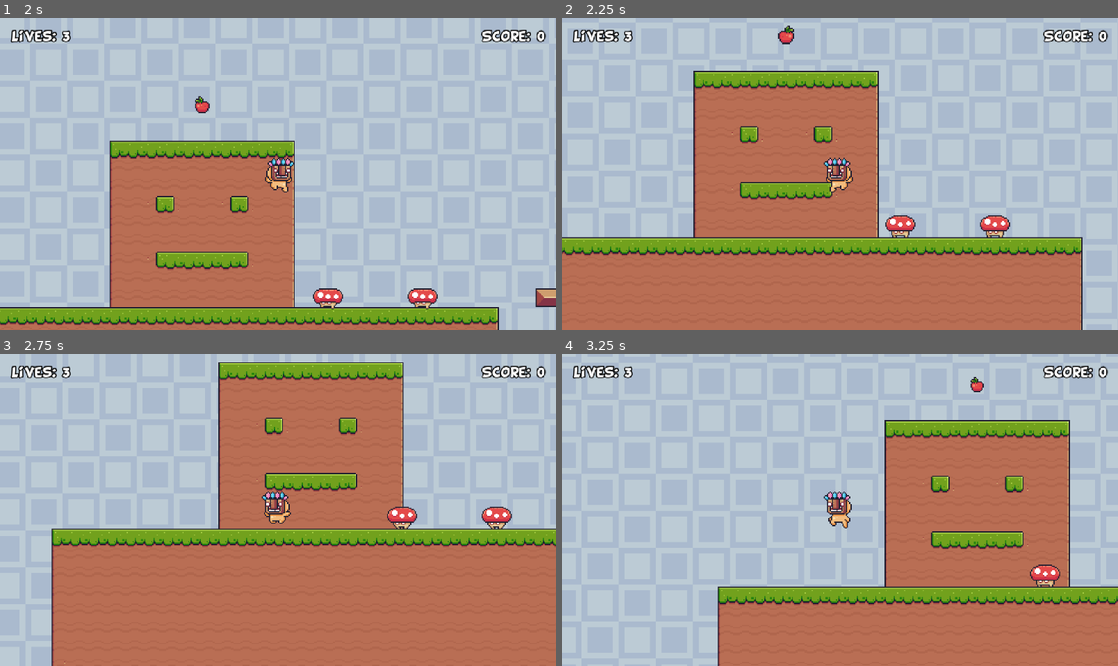
Above: before the commit, frames 1-4 (two rows, left to right).
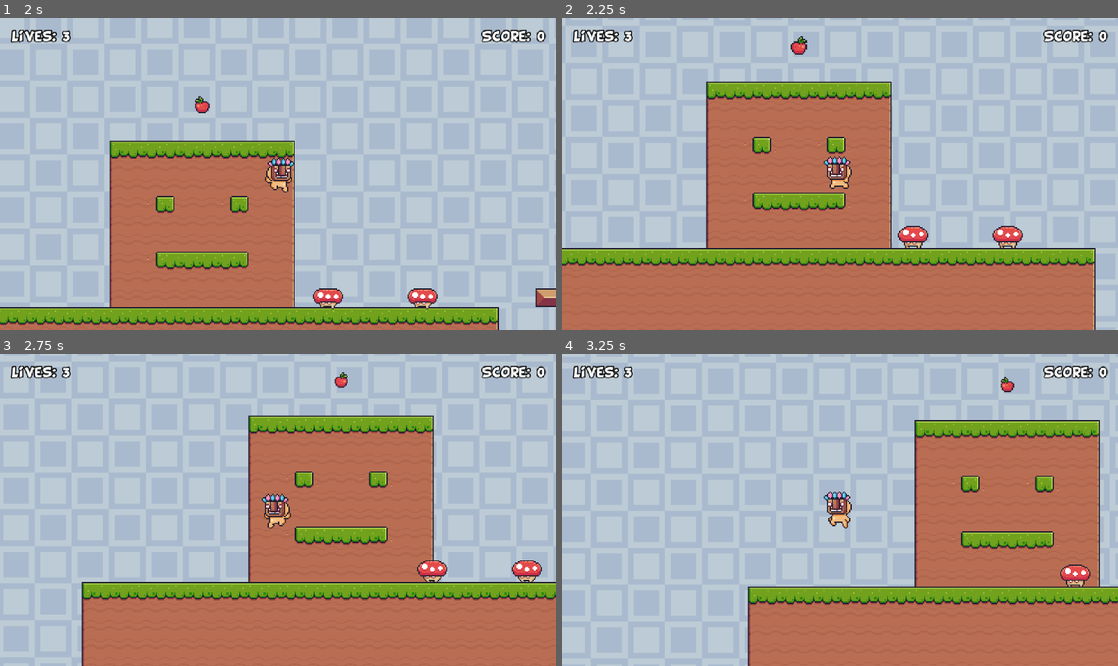
Above: after the commit, the same moments.

Repository: DarioZubaray/godot-learning-projects
Game: Godot game, scene res://scenes/levels/level_4.tscn
Two runs of this game, one before a commit and one after it. Both use one fixed random seed, a clock stepped at 60 frames per second and the inputs below. This scene is started directly instead of the project's main scene.
Inputs:
- Up to frame 1 (2 s): hold Right (right) from 0.53 s (still down); tap Space (jump) at 0.77, 1.52 s
- Up to frame 2 (2.25 s): release Right (right) at 2.03 s; hold Left (left) from 2.03 s (still down)
- Up to frame 3 (2.75 s): keep holding Left (left)
- Up to frame 4 (3.25 s): keep holding Left (left); tap Space (jump) at 3.02 s

Frame 1 is identical in both runs. In frame 2, 18% of the frame differs, in the area x 0-96%, y 2-100%; in frame 3, 31%, in the area x 9-100%, y 2-100%; in frame 4, 12%.

Commit message:
improving corner correction

Diff:
--- a/05-2d-platformer/scenes/player/player.gd
+++ b/05-2d-platformer/scenes/player/player.gd
@@ -67,16 +67,13 @@
 	if is_on_wall():
 		return
 
-	if ray_cast_left.is_colliding() and not ray_cast_right.is_colliding():
-		if is_facing_right:
-			position.x += corner_correction_amount
-		else:
-			position.x -= corner_correction_amount
-	elif ray_cast_right.is_colliding() and not ray_cast_left.is_colliding():
-		if is_facing_right:
-			position.x -= corner_correction_amount
-		else:
-			position.x += corner_correction_amount
+	# Obtenemos un valor de -1, 0 o 1 basado en qué rayo colisiona
+	var collision_dir = int(ray_cast_right.is_colliding()) - int(ray_cast_left.is_colliding())
+
+	if collision_dir != 0:
+		# Si colisiona el derecho, empuja a la izquierda (-1)
+		# Si colisiona el izquierdo, empuja a la derecha (1)
+		position.x -= collision_dir * corner_correction_amount
 
 func flip() -> void:
 	if (is_facing_right and velocity.x < 0) or (not is_facing_right and velocity.x > 0):
